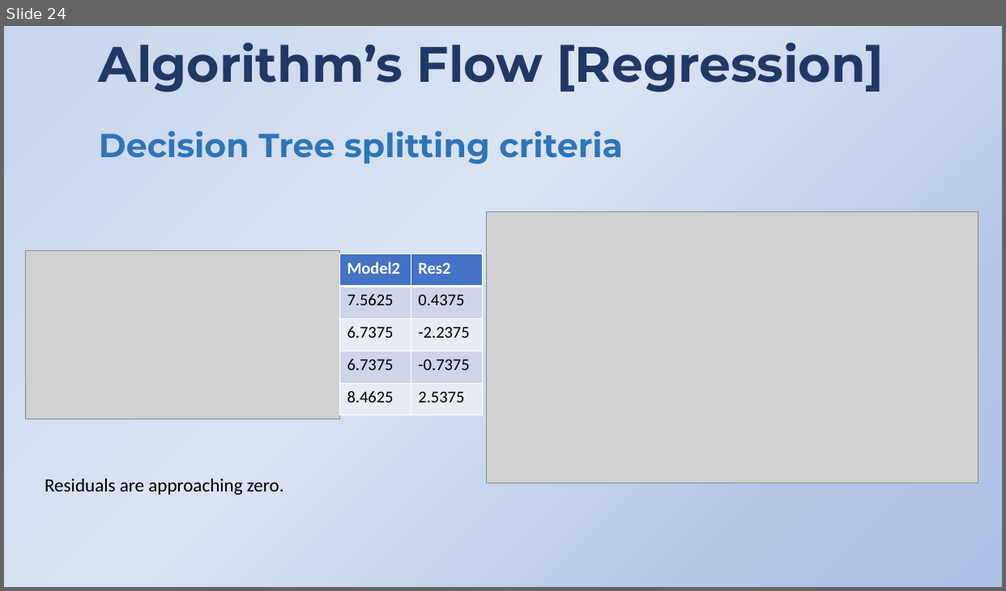
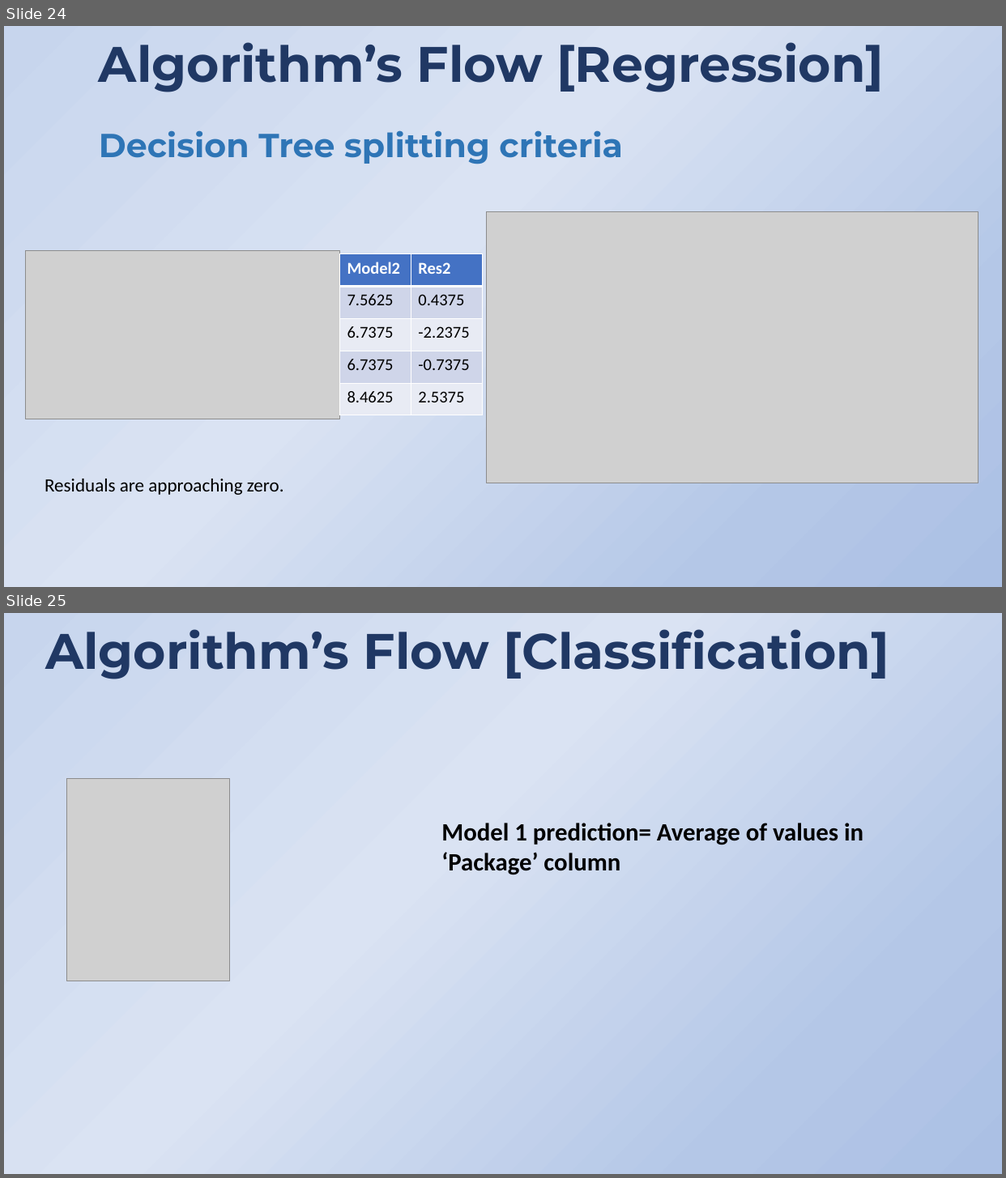
Before and after one commit to princekain/Machine_Learning, a slide deck: Boosting/Presentation.pptx. Shown one above the other, each under a label of ours: slide 24 before the commit, slides 24 and 25 after it. The pictures are 1006x591 and 1006x1178 pixels, drawn with LibreOffice and Linux fonts; fonts in the diff are those of the drawing; grey boxes stand for pictures; background and template pictures are left out. Boxes give left, top, right and bottom in pixels: in the first picture for what was removed or moved away, otherwise in the second. Text is boxed around its words. In the diff, an @@ line names an element or a change of style, - is before the commit and + after.

```diff
--- a/Boosting/Presentation.pptx
+++ b/Boosting/Presentation.pptx
@@ slide 25 added at (4, 613, 1002, 1174), background gradient #C7D5ED to #DAE3F3 to #B4C7E7 to #ABC0E4 @@
@@ text added at (45, 629, 889, 679), 48 pt, text #203864, bold @@
+Algorithm’s Flow [Classification]
@@ picture added at (67, 779, 230, 982) @@
@@ text added at (441, 823, 863, 875), 24 pt, text #000000, bold @@
+Model 1 prediction= Average of values in ‘Package’ column
```
Also in this commit, not shown: 4 other slides added, 6 slides removed.
